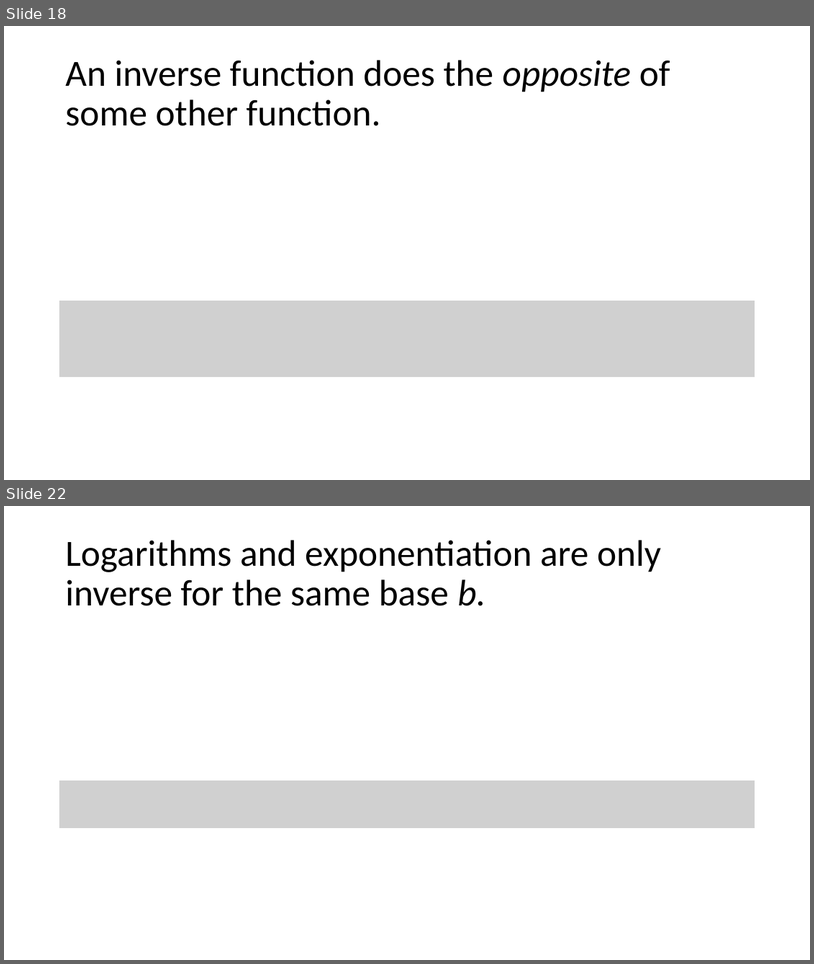
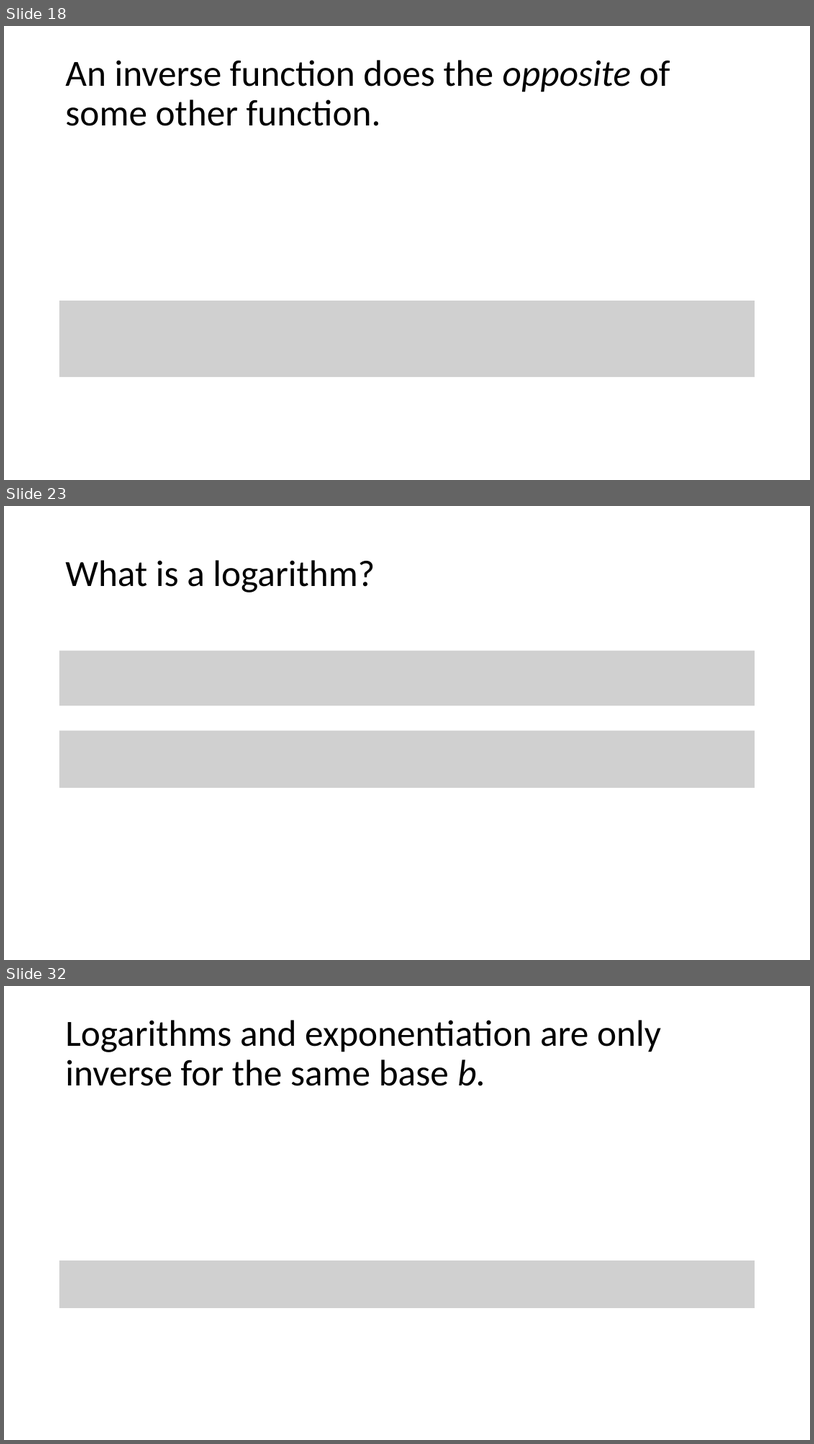
Before and after one commit to bertozzivill/infx572_winter17, a slide deck: module_10/part_2/deck_1.pptx. Shown one above the other, each under a label of ours: slides 18 and 22 before the commit, slides 18, 23 and 32 after it; the slides between them are not shown. The pictures are 814x964 and 814x1444 pixels, drawn with LibreOffice and Linux fonts; fonts in the diff are those of the drawing; grey boxes stand for pictures. Boxes give left, top, right and bottom in pixels: in the first picture for what was removed or moved away, otherwise in the second. Text is boxed around its words. In the diff, an @@ line names an element or a change of style, - is before the commit and + after.

```diff
--- a/module_10/part_2/deck_1.pptx
+++ b/module_10/part_2/deck_1.pptx
@@ slide 23 added at (4,506,810,960), background #FFFFFF @@
@@ title added at (65,560,375,592), 44 pt, text #000000 @@
+What is a logarithm?
@@ picture added at (59,651,756,705) @@
@@ picture added at (59,731,756,788) @@
@@ what was slide 22 is now slide 32 @@
```
Also in this commit, not shown: 4 slides changed, 9 other slides added, 3 other files.
